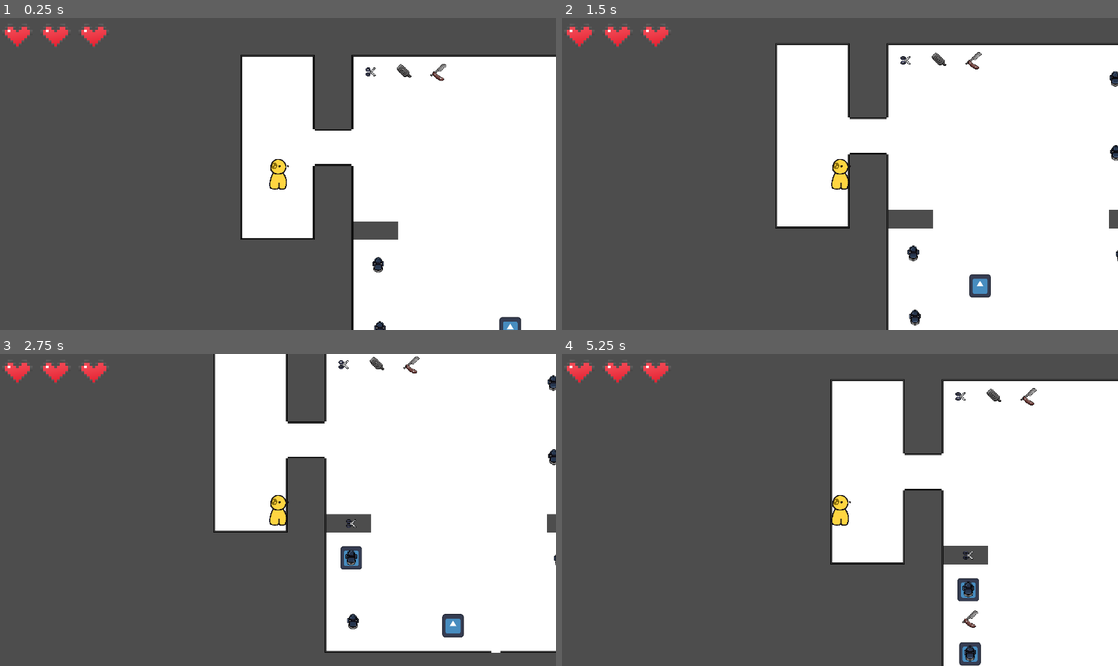
Above: before the commit, frames 1-4 (two rows, left to right).
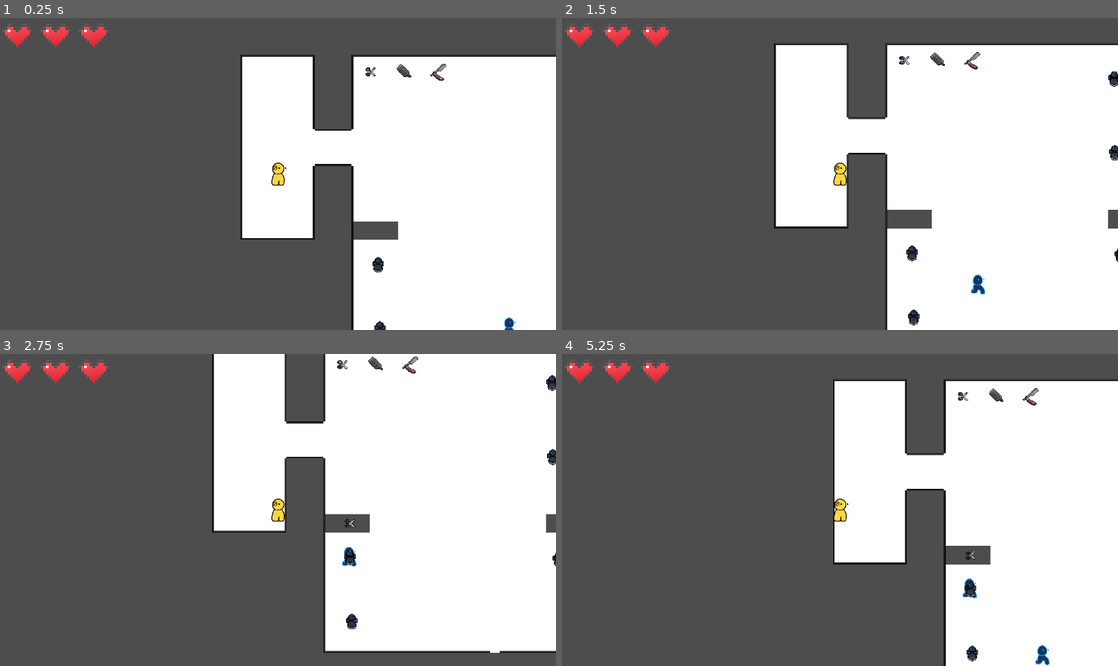
Above: after the commit, the same moments.

Repository: b0nnyy/BarberGame2D
Game: Godot game, scene res://Levels/d_level_salon_01.tscn
Same seed, same stepped clock (60 frames per second), same inputs: the game is played once before the commit and once after it. This scene is started directly instead of the project's main scene. The engine's default icon, where the game draws it, is replaced by a stand-in: a white triangle on a blue panel in a dark square.
Inputs:
- Up to frame 1 (0.25 s): no input
- Up to frame 2 (1.5 s): hold D (right) 0.53-1.28 s; hold E (use_item) 0.53-1.28 s; hold S (down) from 1.28 s (still down); tap E (use_item) at 1.35 s
- Up to frame 3 (2.75 s): release S (down) at 2.03 s; hold D (right) from 2.03 s (still down); hold E (use_item) from 2.03 s (still down)
- Up to frame 4 (5.25 s): release D (right) at 2.78 s; release E (use_item) at 2.78 s; hold W (up) 2.78-3.53 s; tap E (use_item) at 2.85, 4.35 s; hold E (use_item) 3.53-4.28 s; hold A (left) 3.53-5.03 s; hold S (down) from 5.03 s (still down); hold E (use_item) from 5.03 s (still down)

The runs differ from the first frame. In frame 1, 0.3% of the frame differs, in the area x 48-94%, y 45-100%; in frame 2, 1.8%; in frame 3, 2.0%; in frame 4, 2.4%, in the area x 48-88%, y 8-100%.

Commit message:
hit box change for player and npc

Diff:
--- a/Characters/player.tscn
+++ b/Characters/player.tscn
@@ -4,9 +4,8 @@
 [ext_resource type="Script" uid="uid://bsqgip6csl1hp" path="res://Characters/player.gd" id="1_eovys"]
 [ext_resource type="Texture2D" uid="uid://dy713xarn3efq" path="res://Art/icons/PixelHeart.png" id="3_vb825"]
 
-[sub_resource type="CapsuleShape2D" id="CapsuleShape2D_5mj4t"]
-radius = 14.0
-height = 58.0
+[sub_resource type="CircleShape2D" id="CircleShape2D_vb825"]
+radius = 11.045361
 
 [sub_resource type="Animation" id="Animation_eovys"]
 resource_name = "Idle"
@@ -132,22 +131,22 @@
 states/Walk/position = Vector2(558, 59)
 transitions = ["Idle", "Walk", SubResource("AnimationNodeStateMachineTransition_iga2k"), "Walk", "Idle", SubResource("AnimationNodeStateMachineTransition_y0e2x"), "Start", "Idle", SubResource("AnimationNodeStateMachineTransition_8an5f")]
 
-[sub_resource type="RectangleShape2D" id="RectangleShape2D_vb825"]
-size = Vector2(32, 59)
+[sub_resource type="RectangleShape2D" id="RectangleShape2D_65n15"]
+size = Vector2(35, 27)
 
 [node name="Player" type="CharacterBody2D" unique_id=1059542811]
 script = ExtResource("1_eovys")
 
 [node name="Sprite2D" type="Sprite2D" parent="." unique_id=1993085398]
-position = Vector2(-3.8146973e-06, 3.8146973e-06)
-scale = Vector2(0.46875, 0.46875)
+position = Vector2(-4.7683716e-07, 4.7683716e-07)
+scale = Vector2(0.35156253, 0.35156253)
 texture = ExtResource("1_5mj4t")
 hframes = 8
 vframes = 2
 
 [node name="CollisionShape2D" type="CollisionShape2D" parent="." unique_id=1435313228]
-position = Vector2(0, 1)
-shape = SubResource("CapsuleShape2D_5mj4t")
+position = Vector2(1, 11)
+shape = SubResource("CircleShape2D_vb825")
 
 [node name="AnimationPlayer" type="AnimationPlayer" parent="." unique_id=2075175631]
 libraries/ = SubResource("AnimationLibrary_l48on")
@@ -197,5 +196,5 @@
 [node name="InteractionZone" type="Area2D" parent="." unique_id=1716929620]
 
 [node name="CollisionShape2D" type="CollisionShape2D" parent="InteractionZone" unique_id=1631153468]
-position = Vector2(0, -0.5)
-shape = SubResource("RectangleShape2D_vb825")
+position = Vector2(0, 8)
+shape = SubResource("RectangleShape2D_65n15")
--- a/Levels/d_customer.tscn
+++ b/Levels/d_customer.tscn
@@ -1,18 +1,16 @@
 [gd_scene format=3 uid="uid://lxtn7pg42wsy"]
 
 [ext_resource type="Script" uid="uid://cb04iqt6nt1ui" path="res://Levels/d_customer.gd" id="1_04txp"]
-[ext_resource type="Texture2D" uid="uid://bia4xnnfkp7ya" path="res://icon.svg" id="1_rms7o"]
 [ext_resource type="Texture2D" uid="uid://b8cqr7t2xymwb" path="res://Art/icons/nozyczki.png" id="2_453eh"]
 [ext_resource type="Texture2D" uid="uid://c8sroueh7bxy7" path="res://Art/icons/brzytwa.png" id="3_0tahi"]
 [ext_resource type="Texture2D" uid="uid://py7jchys7t2m" path="res://Art/icons/golarka.png" id="4_s7aux"]
+[ext_resource type="Texture2D" uid="uid://cjcxnbjflxtdl" path="res://Art/Test Character/page_bg.png" id="5_453eh"]
 
-[sub_resource type="CapsuleShape2D" id="CapsuleShape2D_453eh"]
-radius = 18.0
-height = 78.0
+[sub_resource type="CircleShape2D" id="CircleShape2D_0tahi"]
+radius = 9.055386
 
-[sub_resource type="CapsuleShape2D" id="CapsuleShape2D_0tahi"]
-radius = 19.0
-height = 78.0
+[sub_resource type="RectangleShape2D" id="RectangleShape2D_s7aux"]
+size = Vector2(28, 19)
 
 [node name="Customer" type="CharacterBody2D" unique_id=4736501]
 script = ExtResource("1_04txp")
@@ -23,14 +21,17 @@
 [node name="Sprite2D" type="Sprite2D" parent="." unique_id=215222880]
 position = Vector2(-1.9073486e-06, 0)
 scale = Vector2(0.2890625, 0.3125)
-texture = ExtResource("1_rms7o")
+texture = ExtResource("5_453eh")
+hframes = 7
+vframes = 2
 
 [node name="RequestIcon" type="Sprite2D" parent="." unique_id=268412501]
 visible = false
 position = Vector2(0, -60)
 
 [node name="CollisionShape2D" type="CollisionShape2D" parent="." unique_id=1269247081]
-shape = SubResource("CapsuleShape2D_453eh")
+position = Vector2(-2, 7)
+shape = SubResource("CircleShape2D_0tahi")
 
 [node name="ItemSlot" type="Marker2D" parent="." unique_id=425182007]
 position = Vector2(0, -48)
@@ -38,4 +39,5 @@
 [node name="Area2D" type="Area2D" parent="." unique_id=1036294321 groups=["Interactable"]]
 
 [node name="CollisionShape2D" type="CollisionShape2D" parent="Area2D" unique_id=444727056]
-shape = SubResource("CapsuleShape2D_0tahi")
+position = Vector2(-1, 4.5)
+shape = SubResource("RectangleShape2D_s7aux")
--- a/Levels/d_level_salon_01.tscn
+++ b/Levels/d_level_salon_01.tscn
@@ -141,11 +141,12 @@
 
 [node name="CustomerSpawn" type="Marker2D" parent="Markers" unique_id=1193144420 node_paths=PackedStringArray("spawn_point", "seats")]
 position = Vector2(807, 884)
+gizmo_extents = 10.2
 script = ExtResource("2_fe7wc")
 customer_scene = ExtResource("3_gqllm")
 spawn_point = NodePath(".")
 seats = [NodePath("../../Seats/SeatStation"), NodePath("../../Seats/SeatStation2"), NodePath("../../Seats/SeatStation3"), NodePath("../../Seats/SeatStation4"), NodePath("../../Seats/SeatStation5")]
-spawn_interval = 2.0
+spawn_interval = 4.0
 
 [node name="Seats" type="Node2D" parent="." unique_id=949434074]
 
